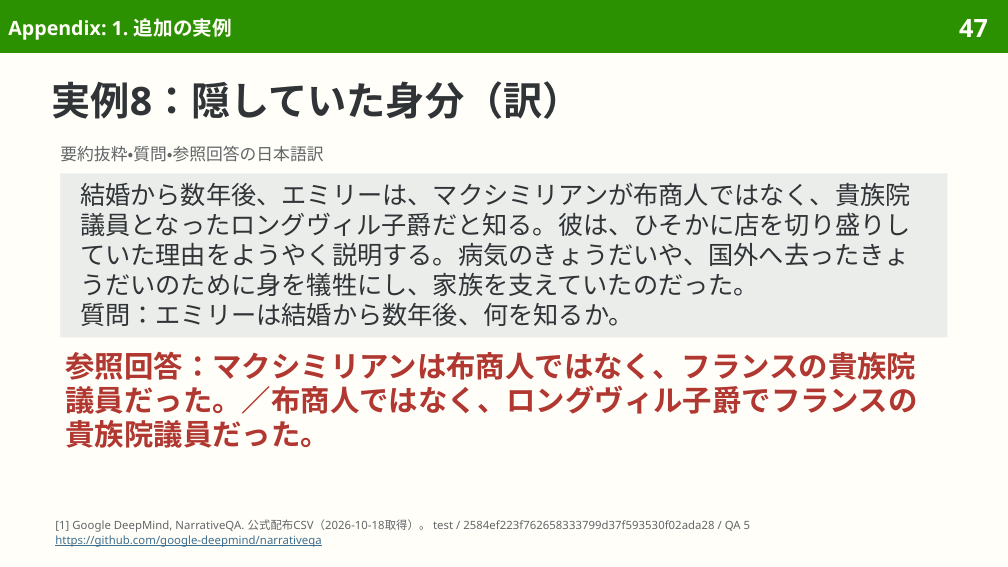
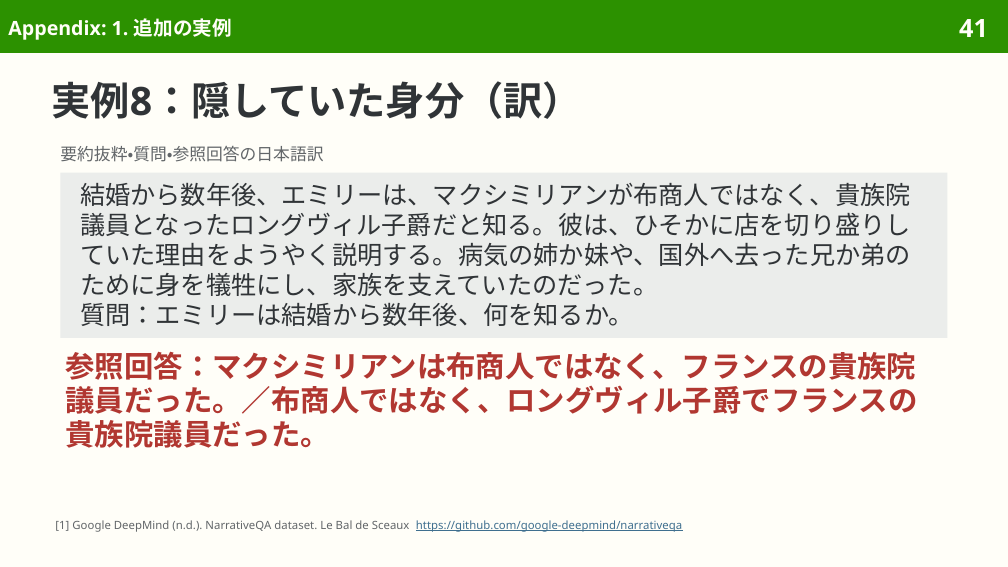
Before and after one commit to sasakiy84/datasets-in-10-minutes, a slide deck: slide 41 of slides/datasets-in-10-minutes-narrativeqa.pptx (slide 47 before the commit). Drawn at 1008x567 pixels with LibreOffice and Linux fonts; fonts in the diff are those of the drawing. Boxes give left, top, right and bottom in pixels: in the first picture for what was removed or moved away, otherwise in the second. Text is boxed around its words. In the diff, an @@ line names an element or a change of style, - is before the commit and + after.

Commit message:
Center NarrativeQA on narrative comprehension and full reference answers

```diff
--- a/slides/datasets-in-10-minutes-narrativeqa.pptx
+++ b/slides/datasets-in-10-minutes-narrativeqa.pptx
@@ page number at [959,19,988,37]: text changed @@
-47
+41
@@ text in rectangle at [80,183,911,296]: text changed @@
-結婚から数年後、エミリーは、マクシミリアンが布商人ではなく、貴族院議員となったロングヴィル子爵だと知る。彼は、ひそかに店を切り盛りしていた理由をようやく説明する。病気のきょうだいや、国外へ去ったきょうだいのために身を犠牲にし、家族を支えていたのだった。
+結婚から数年後、エミリーは、マクシミリアンが布商人ではなく、貴族院議員となったロングヴィル子爵だと知る。彼は、ひそかに店を切り盛りしていた理由をようやく説明する。病気の姉か妹や、国外へ去った兄か弟のために身を犠牲にし、家族を支えていたのだった。
@@ text at [55,520,682,532]: text changed @@
-[1] Google DeepMind, NarrativeQA. 公式配布CSV（2026-10-18取得）。 test / 2584ef223f762658333799d37f593530f02ada28 / QA 5
-https://github.com/google-deepmind/narrativeqa
+[1] Google DeepMind (n.d.). NarrativeQA dataset. Le Bal de Sceaux https://github.com/google-deepmind/narrativeqa
```
Also in this commit, not shown: 47 other slides changed, 1 slide added, 9 slides removed, 41 other files.
